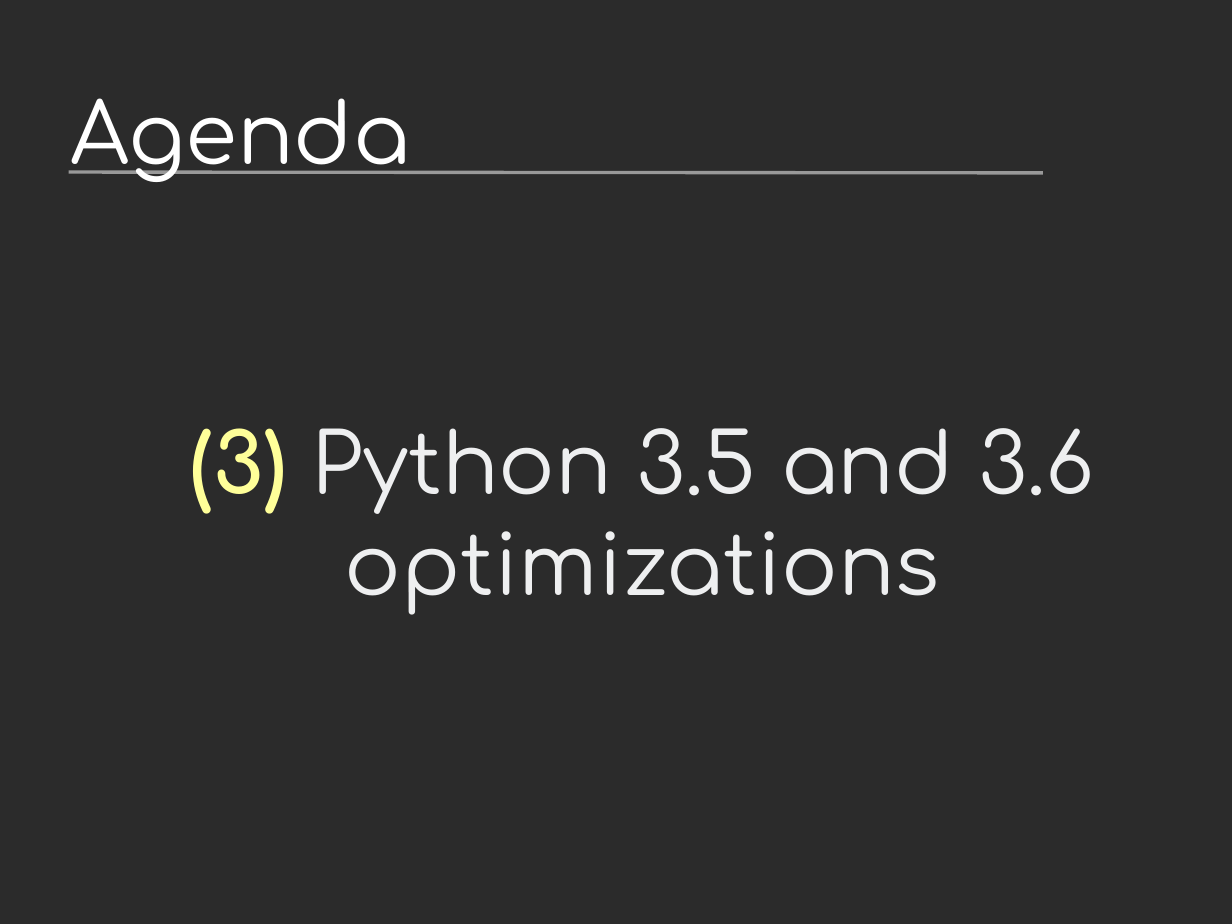
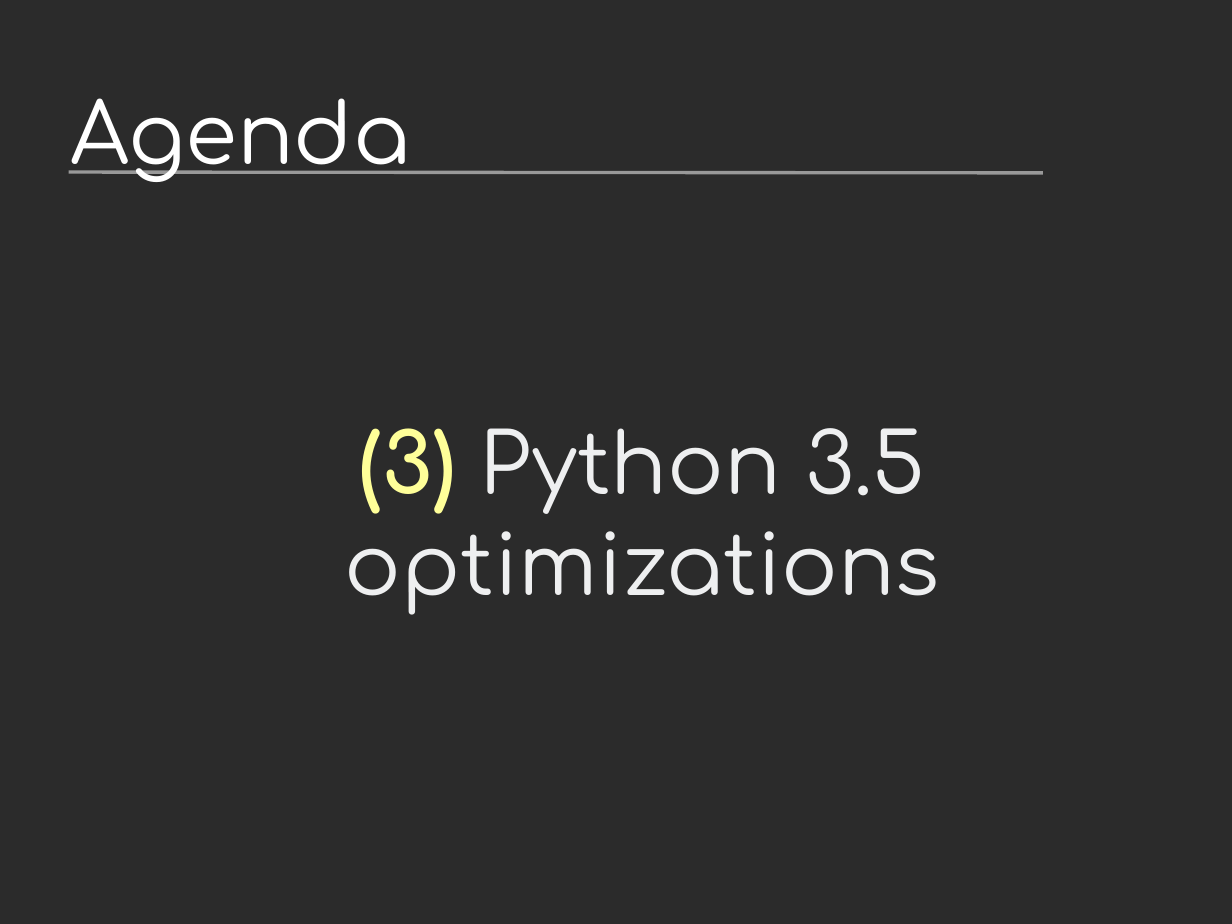
Before and after one commit to vstinner/talks, a slide deck: slide 15 of 2017-PyconUS/python36_opt.odp. Drawn at 1232x924 pixels with LibreOffice and Linux fonts; fonts in the diff are those of the drawing; background and template pictures are left out; a plain dark background stands for a picture behind light text. Boxes give left, top, right and bottom in pixels: in the first picture for what was removed or moved away, otherwise in the second. Text is boxed around its words. In the diff, an @@ line names an element or a change of style, - is before the commit and + after.

```diff
--- a/2017-PyconUS/python36_opt.odp
+++ b/2017-PyconUS/python36_opt.odp
@@ text at bbox=[345, 428, 940, 615]: text changed @@
-(3) Python 3.5 and 3.6 optimizations
+(3) Python 3.5 optimizations
```
Also in this commit, not shown: 18 other slides changed, 9 slides added, 1 other file.
